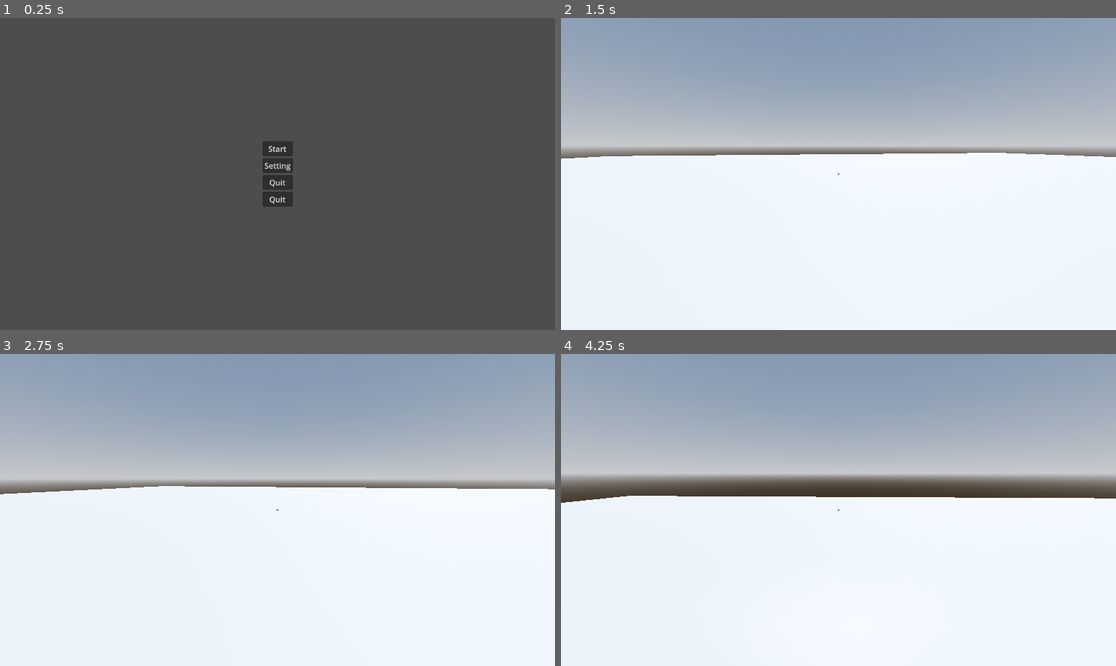
Above: before the commit, frames 1-4 (two rows, left to right).
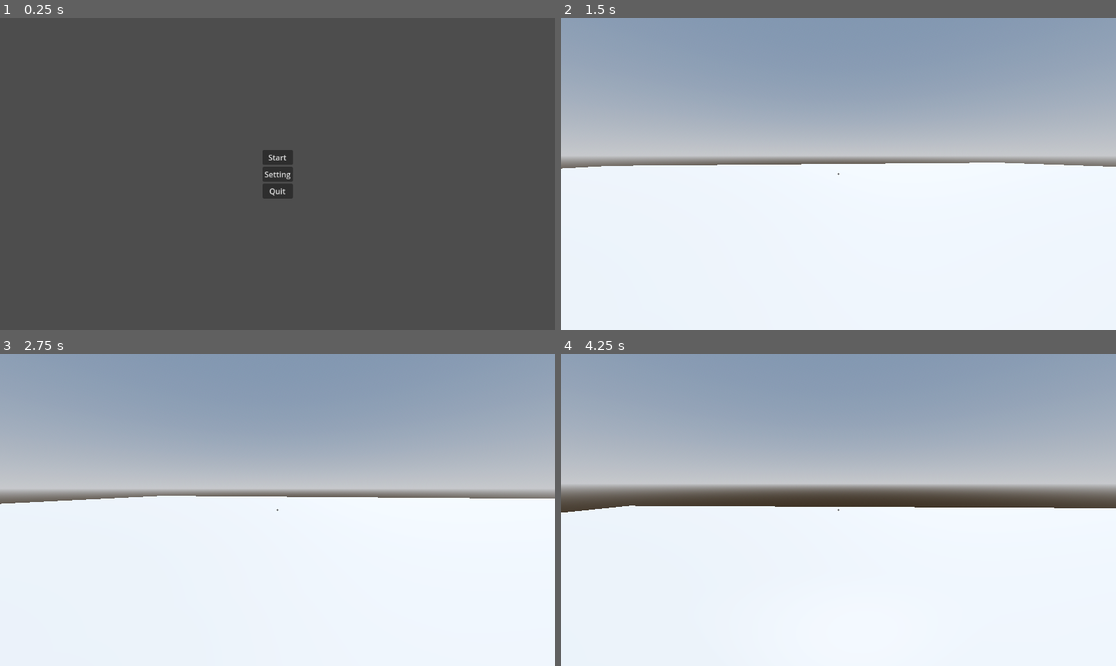
Above: after the commit, the same moments.

Repository: AntarixaSoftware/Teknologi_Game-Lilu
Game: Godot game, scene res://Scenes/main_menu.tscn
Two runs of this game, one before a commit and one after it. Both use one fixed random seed, a clock stepped at 60 frames per second and the inputs below.
Inputs (mouse positions are in pixels of both pictures, inside the frame that each line leads up to):
- Up to frame 1 (0.25 s): no input
- Up to frame 2 (1.5 s): click "Start" at 0.5 s; tap Enter at 1.25 s; move the mouse to (866, 174) at 1.27 s; hold W (forward) from 1.28 s (still down); tap F (flashlight) at 1.35 s
- Up to frame 3 (2.75 s): keep holding W (forward); tap Space (jump) at 1.52, 2.27 s; move the mouse to (249, 510) at 2.02 s; tap E (interact) at 2.1 s
- Up to frame 4 (4.25 s): keep holding W (forward); move the mouse to (849, 503) at 2.77 s; hold Shift (sprint) 2.78-3.53 s; move the mouse to (832, 516) at 3.52 s; tap F (flashlight) at 3.6 s; tap Space (jump) at 3.77 s

The runs differ from the first frame. In frame 1, 0.5% of the frame differs, in the area x 47-53%, y 39-61%; in frame 2, 5.4%; in frame 3, 5.5%; in frame 4, 10%, in the area x 0-100%, y 38-51%.

Commit message:
Update main_menu.tscn

Diff:
--- a/Scenes/main_menu.tscn
+++ b/Scenes/main_menu.tscn
@@ -45,12 +45,6 @@
 text = "Quit"
 icon_alignment = 1
 
-[node name="QuitButton2" type="Button" parent="MarginContainer/VBoxContainer"]
-layout_mode = 2
-text = "Quit"
-icon_alignment = 1
-
 [connection signal="pressed" from="MarginContainer/VBoxContainer/StartButton" to="." method="_on_start_button_pressed"]
 [connection signal="pressed" from="MarginContainer/VBoxContainer/SettingButton" to="." method="_on_option_button_pressed"]
 [connection signal="pressed" from="MarginContainer/VBoxContainer/QuitButton" to="." method="_on_quit_button_pressed"]
-[connection signal="pressed" from="MarginContainer/VBoxContainer/QuitButton2" to="." method="_on_quit_button_pressed"]
